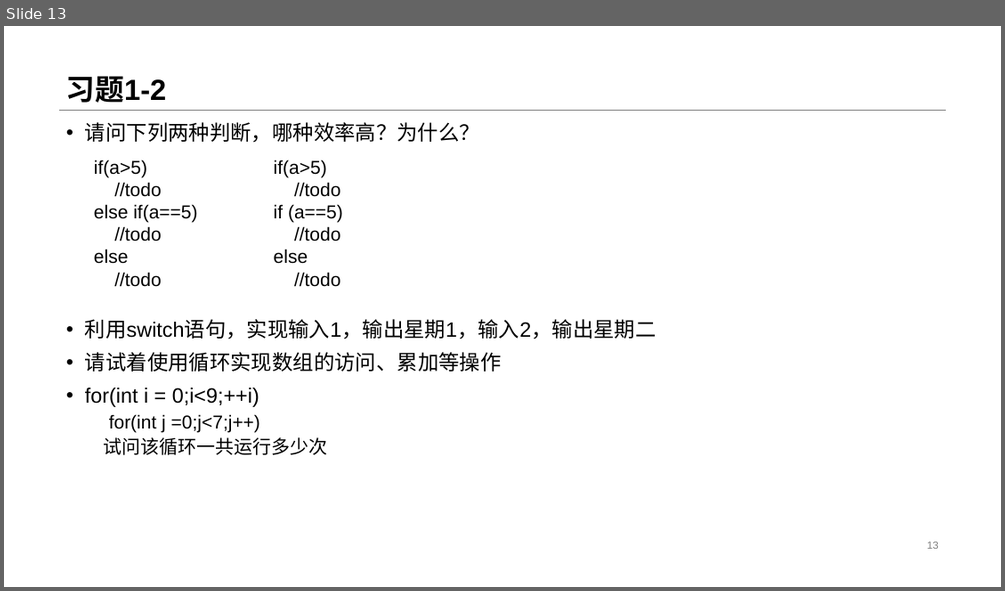
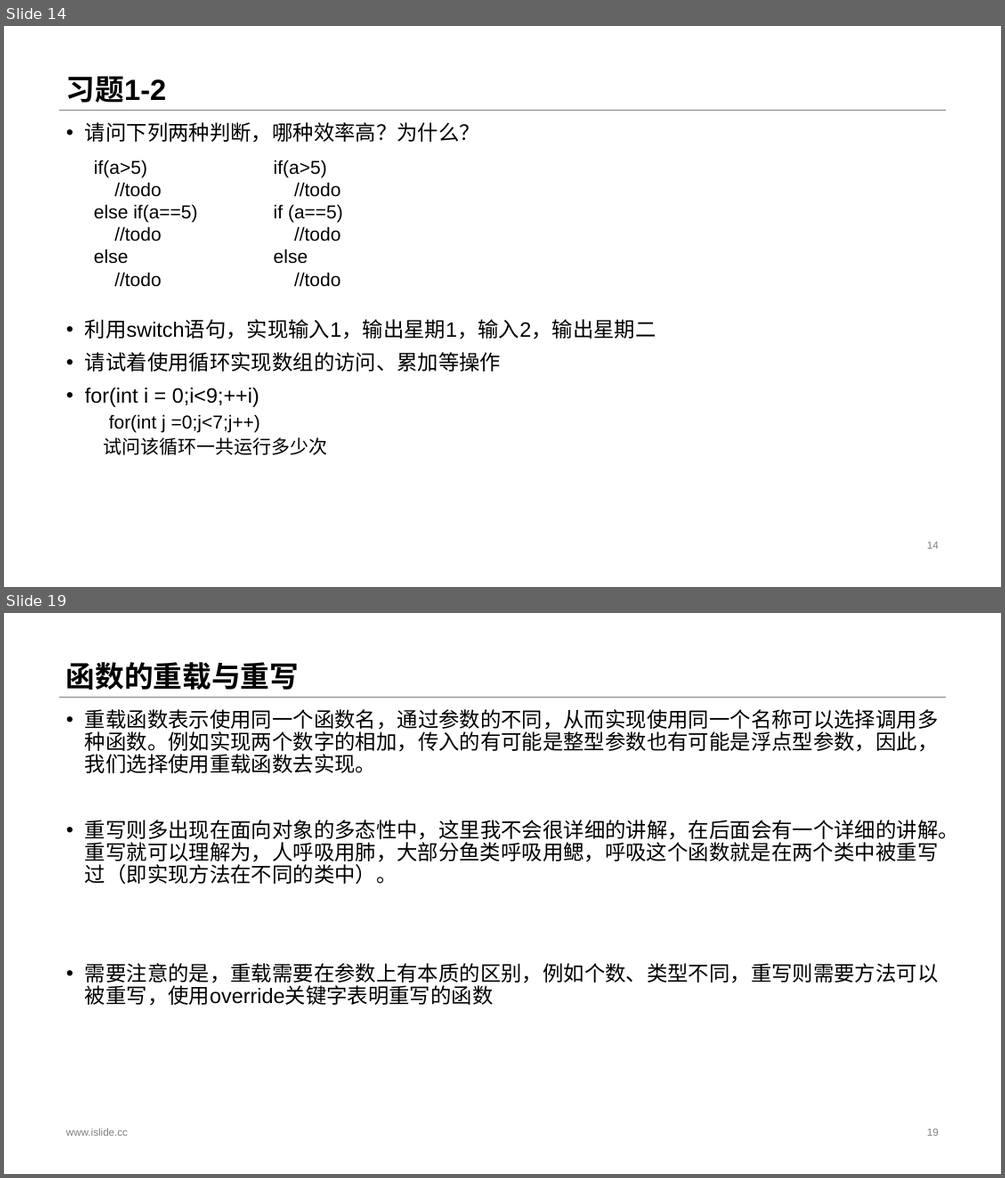
Before and after one commit to StevenEco/.NetCoreGuide, a slide deck: PPT/Microsoft Lesson.pptx. Shown one above the other, each under a label of ours: slide 13 before the commit, slides 14 and 19 after it; the slides between them are not shown. The pictures are 1005x591 and 1005x1178 pixels, drawn with LibreOffice and Linux fonts; fonts in the diff are those of the drawing. Boxes give left, top, right and bottom in pixels: in the first picture for what was removed or moved away, otherwise in the second. Text is boxed around its words. In the diff, an @@ line names an element or a change of style, - is before the commit and + after.

```diff
--- a/PPT/Microsoft Lesson.pptx
+++ b/PPT/Microsoft Lesson.pptx
@@ slide 19 added at (4, 613, 1001, 1174), background #FFFFFF; not listed: 1 template element that a slide beside it also shows @@
@@ title added at (66, 662, 299, 690), 28 pt, text #000000, bold @@
+函数的重载与重写
@@ text added at (85, 709, 959, 1005), 20 pt, text #000000 @@
+• 重载函数表示使用同一个函数名，通过参数的不同，从而实现使用同一个名称可以选择调用多种函数。例如实现两个数字的相加，传入的有可能是整型参数也有可能是浮点型参数，因此，我们选择使用重载函数去实现。
+• 重写则多出现在面向对象的多态性中，这里我不会很详细的讲解，在后面会有一个详细的讲解。重写就可以理解为，人呼吸用肺，大部分鱼类呼吸用鳃，呼吸这个函数就是在两个类中被重写过（即实现方法在不同的类中）。
+• 需要注意的是，重载需要在参数上有本质的区别，例如个数、类型不同，重写则需要方法可以被重写，使用override关键字表明重写的函数
@@ text added at (66, 1127, 128, 1135), 10 pt, text #808080 @@
+www.islide.cc
@@ page number added at (927, 1128, 938, 1135), 10 pt, text #808080 @@
+19
@@ what was slide 13 is now slide 14 @@
@@ page number at (927, 541, 938, 548): text changed @@
-13
+14
```
Also in this commit, not shown: 2 slides changed, 8 other slides added, 50 other files.
